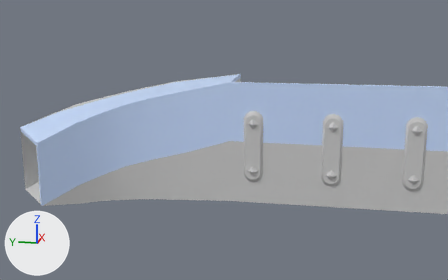
Two versions of the FBX model Kalevala Pinball/Assets/Models/Launcher Assembly.FBX, one commit apart.
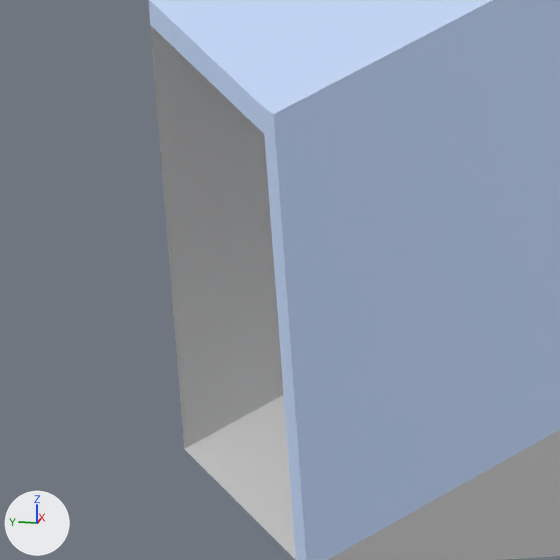
There are two pictures of each version: one whole from a camera (50 mm lens) standing at (-0.0823, -0.2428, 0.1083) and looking at (0.2287, -0.1806, 0.0305), one close up on the part from 0% to 17% of the width and 46% to 73% of the height. The axes (+X, +Y, +Z) are drawn at lower left. The lights are the same throughout. Where no turn or scale is listed for an object, it has been applied to the vertices.

Script lines for the objects in view, before the commit:
```python
me_mesh = bpy.data.meshes.new('Mesh')
me_mesh.from_pydata(...)  # 62 vertices, 45 faces; spans x -0.032..0.031, y -0.195..0.237, z -0.031..0.033
me_mesh.materials.append(mat_clear_plastic)  # blue #c8ddff
me_mesh_001 = bpy.data.meshes.new('Mesh.001')
me_mesh_001.from_pydata(...)  # 97 vertices, 65 faces; spans x -0.022..0.041, y -0.239..0.193, z -0.003..0.062
me_mesh_001.materials.append(mat_placeholder)  # light grey #cacaca
ob_launcher_shield = bpy.data.objects.new('Launcher Shield', me_mesh)
ob_launcher_shield.location = (0.22609, -0.30795, 0.031)
ob_launcher_track = bpy.data.objects.new('Launcher Track', me_mesh_001)
ob_launcher_track.location = (0.21576, -0.26418, 0.0)
```
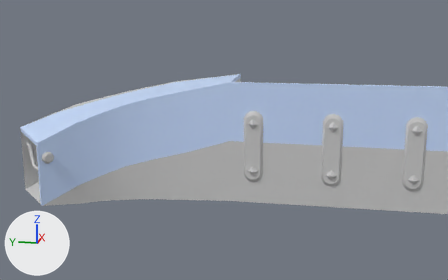
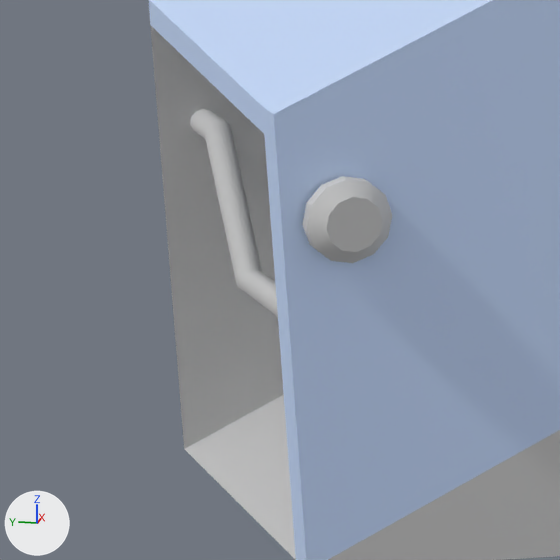
Changed parts and their boxes [x1, y1, x2, y2] in the close-ups (560 x 560 px):
'Wire Gate', added
    after: [190, 109, 392, 317]

What changed in the scene script:
```text
Add me_mesh_032:
    me_mesh_032.from_pydata(...)  # 110 vertices, 90 faces; spans x -0.0149..0.0122, y -0.0149..0.0122, z -0.0111..0.003
    me_mesh_032.materials.append(mat_placeholder)  # light grey #cacaca
Add ob_wire_gate:
    ob_wire_gate = bpy.data.objects.new('Wire Gate', me_mesh_032)
    ob_wire_gate.location = (0.20869, -0.08422, 0.02513)
```
